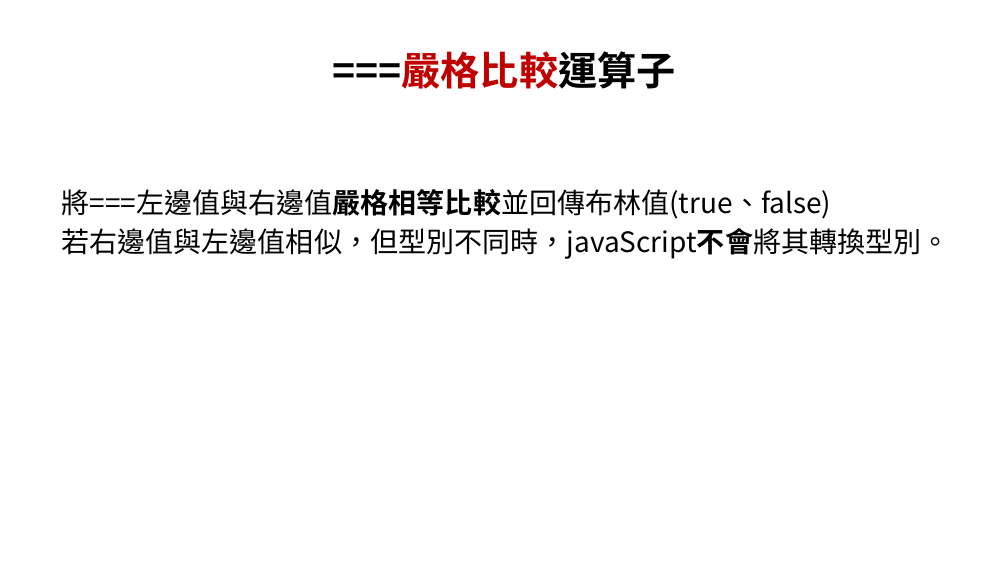
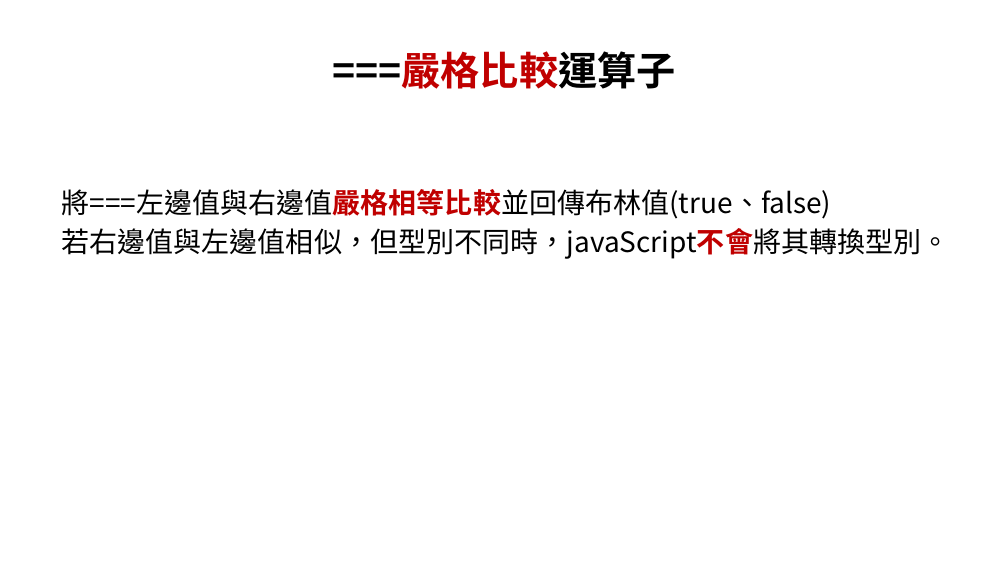
Before and after one commit to allen8101070/JavaScript-PPT, a slide deck: slide 39 of javaScript.pptx (slide 38 before the commit). Drawn at 1008x567 pixels with LibreOffice and Linux fonts; fonts in the diff are those of the drawing. Boxes give left, top, right and bottom in pixels: in the first picture for what was removed or moved away, otherwise in the second. Text is boxed around its words. In the diff, an @@ line names an element or a change of style, - is before the commit and + after.

```diff
--- a/javaScript.pptx
+++ b/javaScript.pptx
@@ text "將===左邊值與右邊值嚴格相等比較並回傳布林值(true、false)" at (62, 189, 950, 259): text colour #000000 to #C00000 in "將===左邊值與右邊值嚴格相等比較並回傳布林值(true、false)", "若右邊值與左邊值相似，但型別不同時，javaScript不會將其轉換型別。" @@
```
Also in this commit, not shown: 6 other slides changed, 23 slides added, 1 slide removed.
